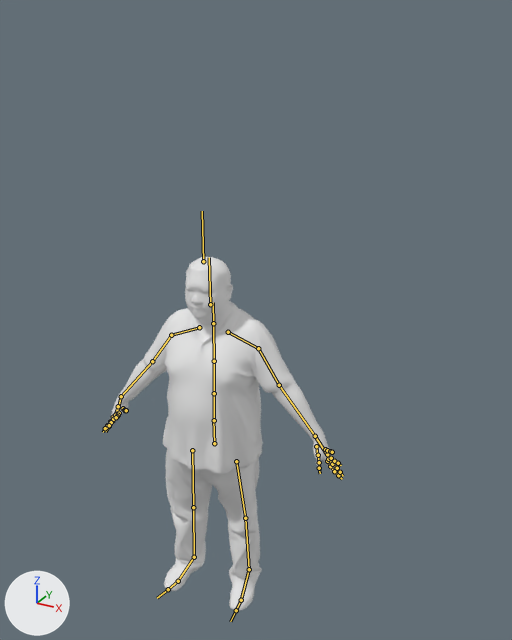
Before and after pictures for a commit that changed the FBX model Assets/Resources/Model/Fat/Fat_UV.fbx.
The view is the same before and after, from a 50 mm camera at (1.56, -2.62, 1.87) aimed at (0.11, 0.02, 0.55). Every picture has the same lights, and +X, +Y and +Z are marked at lower left. The bones that bend it are drawn over the model as lines.

In view in the first picture: 'unamed'.
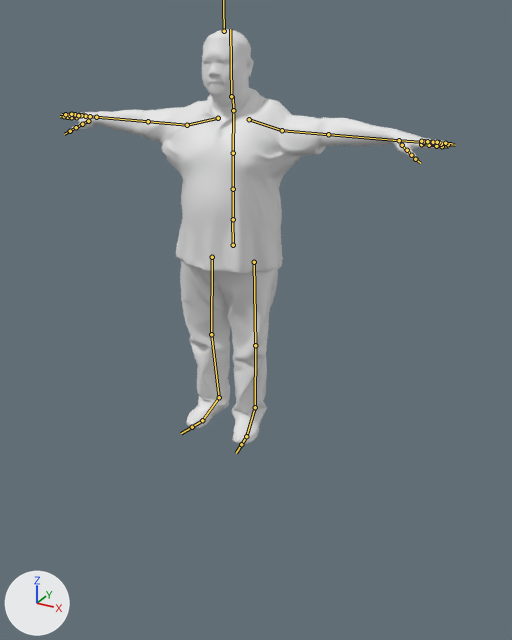
The newer file adds an action. The first version stands in its rest pose; the second is drawn at frame 1 of the action 'mixamo.com'.

What the commit changed:
Bone 'mixamorig:Hips' (bone_mixamorig_hips) moves from (0.0, 0.0, 0.0) to (0.5, 90.1, -17.5).
Bone 'mixamorig:LeftShoulder' (bone_mixamorig_leftshoulder) turns from (0, 0, 0) to (-10, -1, 1) degrees about its own x, y and z.
Bone 'mixamorig:LeftArm' (bone_mixamorig_leftarm) turns from (0, 0, 0) to (-40, 5, 12) degrees about its own x, y and z.
Bone 'mixamorig:LeftForeArm' (bone_mixamorig_leftforearm) turns from (0, 0, 0) to (1, 0, 4) degrees about its own x, y and z.
Bone 'mixamorig:LeftHand' (bone_mixamorig_lefthand) turns from (0, 0, 0) to (-7, 21, 4) degrees about its own x, y and z.
Bone 'mixamorig:LeftHandThumb1' (bone_mixamorig_lefthandthumb1) turns from (0, 0, 0) to (13, 1, -21) degrees about its own x, y and z.
Bone 'mixamorig:LeftHandIndex1' (bone_mixamorig_lefthandindex1) turns from (0, 0, 0) to (2, 0, -14) degrees about its own x, y and z.
Bone 'mixamorig:LeftHandIndex2' (bone_mixamorig_lefthandindex2) turns from (0, 0, 0) to (11, 0, -1) degrees about its own x, y and z.
Bone 'mixamorig:LeftHandMiddle2' (bone_mixamorig_lefthandmiddle2) turns from (0, 0, 0) to (10, 0, -1) degrees about its own x, y and z.
Bone 'mixamorig:LeftHandRing1' (bone_mixamorig_lefthandring1) turns from (0, 0, 0) to (1, 0, 21) degrees about its own x, y and z.
Bone 'mixamorig:LeftHandRing2' (bone_mixamorig_lefthandring2) turns from (0, 0, 0) to (11, 0, 0) degrees about its own x, y and z.
Bone 'mixamorig:LeftHandPinky1' (bone_mixamorig_lefthandpinky1) turns from (0, 0, 0) to (3, -1, 41) degrees about its own x, y and z.
Bone 'mixamorig:LeftHandPinky2' (bone_mixamorig_lefthandpinky2) turns from (0, 0, 0) to (14, 0, 1) degrees about its own x, y and z.
Bone 'mixamorig:RightShoulder' (bone_mixamorig_rightshoulder) turns from (0, 0, 0) to (-10, -2, 0) degrees about its own x, y and z.
Bone 'mixamorig:RightArm' (bone_mixamorig_rightarm) turns from (0, 0, 0) to (-41, 2, 11) degrees about its own x, y and z.
Bone 'mixamorig:RightForeArm' (bone_mixamorig_rightforearm) turns from (0, 0, 0) to (0, 0, 3) degrees about its own x, y and z.
Bone 'mixamorig:RightHand' (bone_mixamorig_righthand) turns from (0, 0, 0) to (-13, -3, -6) degrees about its own x, y and z.
Bone 'mixamorig:RightHandThumb1' (bone_mixamorig_righthandthumb1) turns from (0, 0, 0) to (6, 0, 15) degrees about its own x, y and z.
Bone 'mixamorig:RightHandThumb2' (bone_mixamorig_righthandthumb2) turns from (0, 0, 0) to (5, 0, 7) degrees about its own x, y and z.
Bone 'mixamorig:RightHandIndex1' (bone_mixamorig_righthandindex1) turns from (0, 0, 0) to (0, 0, 17) degrees about its own x, y and z.
Bone 'mixamorig:RightHandMiddle1' (bone_mixamorig_righthandmiddle1) turns from (0, 0, 0) to (6, 0, 0) degrees about its own x, y and z.
Bone 'mixamorig:RightHandRing1' (bone_mixamorig_righthandring1) turns from (0, 0, 0) to (10, 2, -20) degrees about its own x, y and z.
Bone 'mixamorig:RightHandPinky1' (bone_mixamorig_righthandpinky1) turns from (0, 0, 0) to (-2, -1, -46) degrees about its own x, y and z.
Bone 'mixamorig:RightHandPinky3' (bone_mixamorig_righthandpinky3) turns from (0, 0, 0) to (11, 0, -1) degrees about its own x, y and z.
Bone 'mixamorig:LeftUpLeg' (bone_mixamorig_leftupleg) turns from (0, 0, 0) to (8, 0, -4) degrees about its own x, y and z.
Bone 'mixamorig:LeftLeg' (bone_mixamorig_leftleg) turns from (0, 0, 0) to (-10, 0, 0) degrees about its own x, y and z.
Bone 'mixamorig:LeftFoot' (bone_mixamorig_leftfoot) turns from (0, 0, 0) to (2, 3, 2) degrees about its own x, y and z.
Bone 'mixamorig:RightUpLeg' (bone_mixamorig_rightupleg) turns from (0, 0, 0) to (-2, 0, 4) degrees about its own x, y and z.
Bone 'mixamorig:RightFoot' (bone_mixamorig_rightfoot) turns from (0, 0, 0) to (2, -3, -2) degrees about its own x, y and z.

Boxes (x1, y1, x2, y2) around the edits, measured in the pictures (512 x 640 px):
'unamed', posed (62% wider, 17% taller): before (104, 257, 342, 611); after (63, 29, 449, 444)
bone 'mixamorig:Hips', root to tip: before (214, 443) to (213, 419); after (233, 245) to (232, 219)
bone 'mixamorig:LeftShoulder', root to tip: before (228, 332) to (258, 348); after (249, 119) to (282, 130)
bone 'mixamorig:LeftArm', root to tip: before (258, 348) to (279, 385); after (282, 130) to (328, 134)
bone 'mixamorig:LeftForeArm', root to tip: before (279, 385) to (315, 436); after (328, 134) to (399, 140)
bone 'mixamorig:LeftHand', root to tip: before (315, 436) to (326, 454); after (399, 140) to (421, 142)
bone 'mixamorig:LeftHandThumb1', root to tip: before (316, 446) to (317, 455); after (402, 145) to (406, 150)
bone 'mixamorig:LeftHandIndex1', root to tip: before (327, 461) to (330, 467); after (421, 144) to (429, 145)
bone 'mixamorig:LeftHandIndex2', root to tip: before (330, 466) to (334, 471); after (429, 145) to (436, 145)
bone 'mixamorig:LeftHandMiddle2', root to tip: before (332, 464) to (337, 468); after (432, 143) to (441, 144)
bone 'mixamorig:LeftHandRing1', root to tip: before (327, 454) to (331, 458); after (424, 141) to (431, 142)
bone 'mixamorig:LeftHandRing2', root to tip: before (331, 458) to (334, 461); after (431, 142) to (439, 142)
bone 'mixamorig:LeftHandPinky1', root to tip: before (325, 449) to (327, 450); after (421, 141) to (427, 141)
bone 'mixamorig:LeftHandPinky2', root to tip: before (327, 450) to (330, 451); after (427, 141) to (433, 142)
bone 'mixamorig:RightShoulder', root to tip: before (199, 327) to (171, 335); after (218, 118) to (187, 125)
bone 'mixamorig:RightArm', root to tip: before (171, 335) to (152, 361); after (187, 125) to (148, 121)
bone 'mixamorig:RightForeArm', root to tip: before (152, 361) to (121, 396); after (148, 121) to (96, 117)
bone 'mixamorig:RightHand', root to tip: before (121, 396) to (117, 411); after (96, 117) to (83, 116)
bone 'mixamorig:RightHandThumb1', root to tip: before (118, 406) to (115, 414); after (88, 121) to (82, 124)
bone 'mixamorig:RightHandThumb2', root to tip: before (116, 414) to (112, 421); after (82, 124) to (76, 127)
bone 'mixamorig:RightHandIndex1', root to tip: before (113, 417) to (110, 421); after (76, 117) to (71, 117)
bone 'mixamorig:RightHandMiddle1', root to tip: before (115, 415) to (113, 419); after (79, 115) to (74, 115)
bone 'mixamorig:RightHandRing1', root to tip: before (119, 413) to (118, 415); after (83, 115) to (79, 115)
bone 'mixamorig:RightHandPinky1', root to tip: before (123, 408) to (125, 410); after (90, 116) to (85, 116)
bone 'mixamorig:RightHandPinky3', root to tip: before (125, 410) to (125, 410); after (81, 115) to (78, 115)
bone 'mixamorig:LeftUpLeg', root to tip: before (236, 461) to (245, 518); after (254, 262) to (255, 345)
bone 'mixamorig:LeftLeg', root to tip: before (245, 518) to (249, 569); after (255, 345) to (255, 407)
bone 'mixamorig:LeftFoot', root to tip: before (249, 569) to (241, 600); after (255, 407) to (246, 436)
bone 'mixamorig:RightUpLeg', root to tip: before (192, 450) to (193, 507); after (212, 257) to (211, 334)
bone 'mixamorig:RightFoot', root to tip: before (194, 557) to (178, 581); after (219, 397) to (202, 420)
